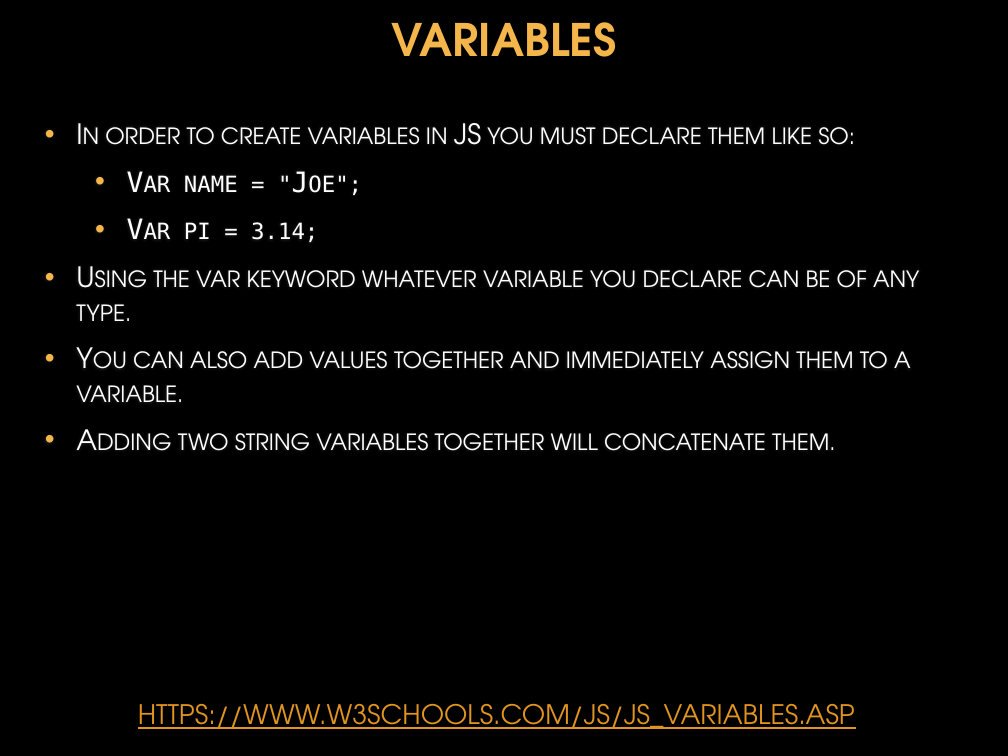
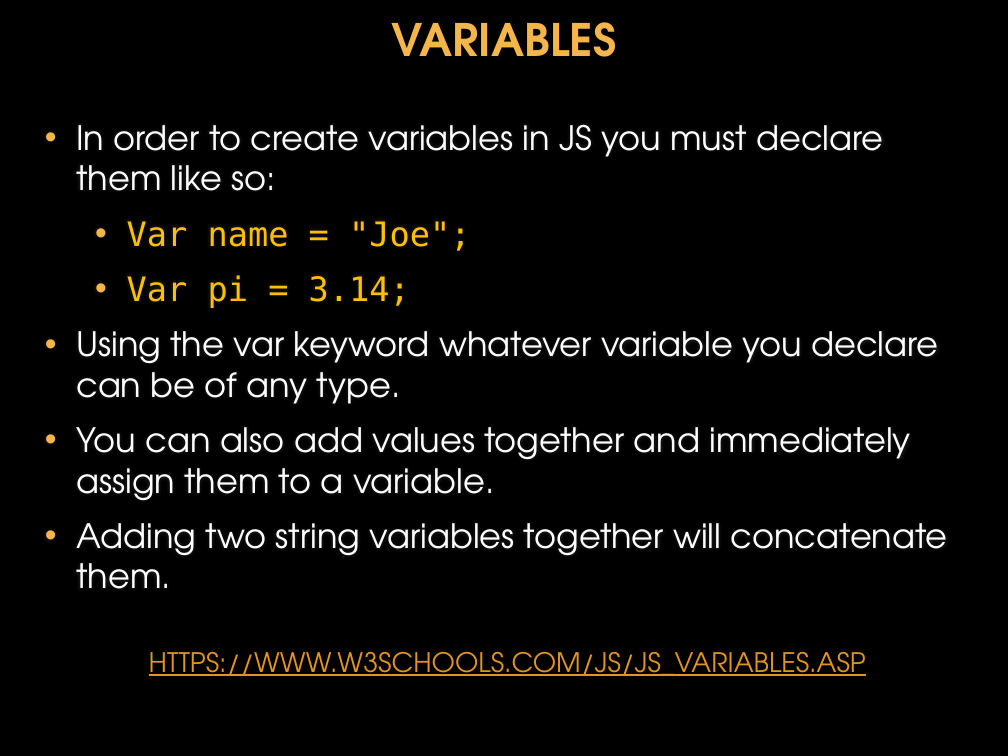
Before and after one commit to donfreiday/cpsc330-js, a slide deck: slide 22 of Javascript.pptx. Drawn at 1008x756 pixels with LibreOffice and Linux fonts; fonts in the diff are those of the drawing; background and template pictures are left out. Boxes give left, top, right and bottom in pixels: in the first picture for what was removed or moved away, otherwise in the second. Text is boxed around its words. In the diff, an @@ line names an element or a change of style, - is before the commit and + after.

```diff
--- a/Javascript.pptx
+++ b/Javascript.pptx
@@ text "In order to create variables ..." at <box>76,124,948,589</box>: size 20 to 24 pt, small capitals off; text colour #FFFFFF to #FFC000 in "Var name = "Joe";", "Var pi = 3.14;" @@
@@ text "https://www.w3schools.com/js/js_variables.asp": place and size @@
-text "https://www.w3schools.com/js/js_variables.asp" at <box>138,704,855,729</box>
+text "https://www.w3schools.com/js/js_variables.asp" at <box>149,652,866,676</box>
```
Also in this commit, not shown: 17 other slides changed, 1 other file.
